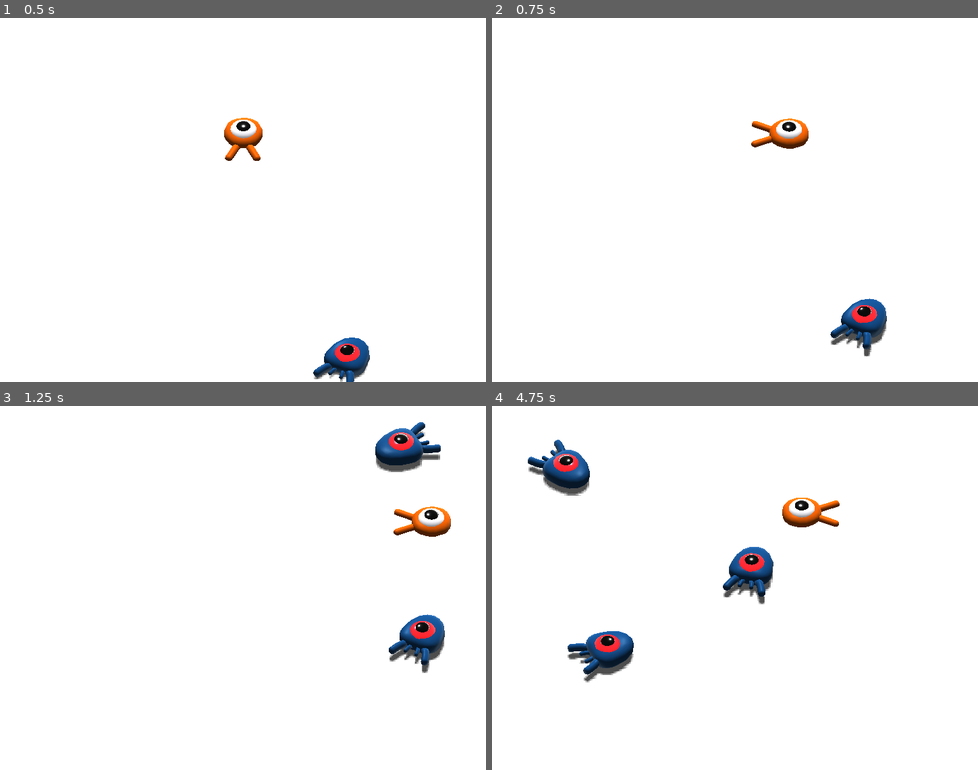
Above: before the commit, frames 1-4 (two rows, left to right).
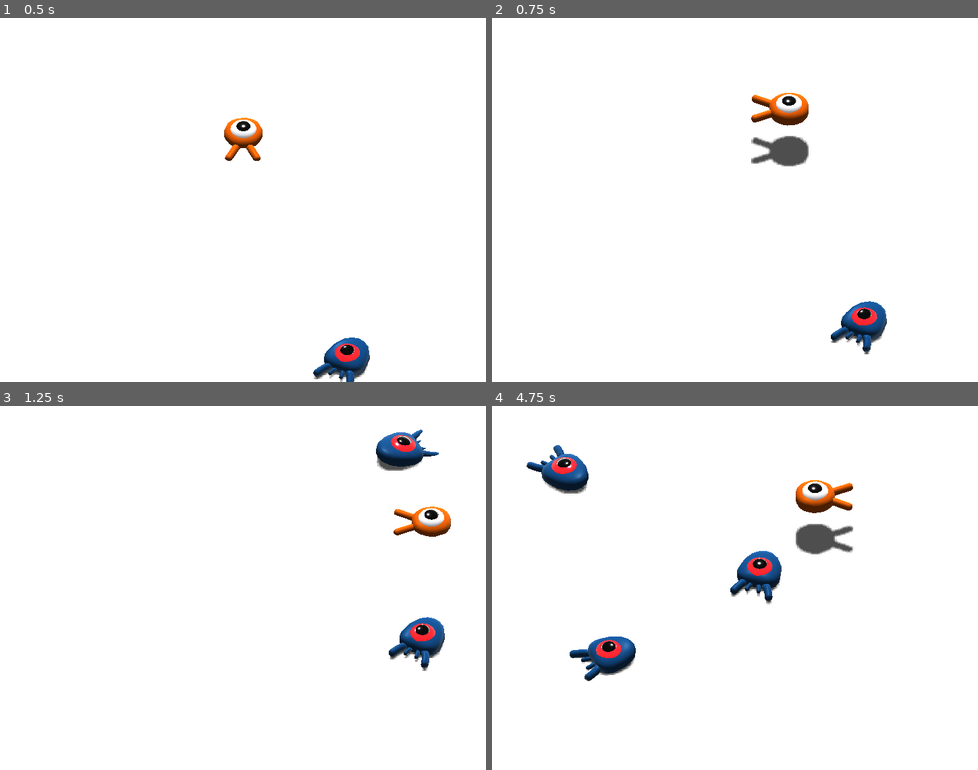
Above: after the commit, the same moments.

Repository: seanj29/First-3d-game
Game: Godot game, scene res://Main.tscn
Two runs of this game, one before a commit and one after it. Both use one fixed random seed, a clock stepped at 60 frames per second and the inputs below.
Inputs:
- Up to frame 1 (0.5 s): no input
- Up to frame 2 (0.75 s): hold D (move_right) from 0.53 s (still down); tap Space (jump) at 0.6 s
- Up to frame 3 (1.25 s): keep holding D (move_right); tap Space (jump) at 0.77, 1.07 s
- Up to frame 4 (4.75 s): release D (move_right) at 1.28 s; hold S (move_back) 1.28-2.03 s; tap Space (jump) at 1.35, 1.52, 1.82, 2.1, 2.85, 3.02, 3.32, 3.6, 3.77, 4.07, 4.35, 4.52 s; hold D (move_right) 2.03-2.78 s; hold W (move_forward) 2.78-3.53 s; hold A (move_left) from 3.53 s (still down)

Frame 1 is identical in both runs. In frame 2, 2.4% of the frame differs, in the area x 53-82%, y 20-93%; in frame 3, 1.4%; in frame 4, 4.8%, in the area x 7-75%, y 9-76%.

Commit message:
added jump

Diff:
--- a/Main.tscn
+++ b/Main.tscn
@@ -27,6 +27,8 @@
 
 [node name="Ground" type="StaticBody" parent="."]
 transform = Transform( 1, 0, 0, 0, 1, 0, 0, 0, 1, 0, -1, 0 )
+collision_layer = 4
+collision_mask = 0
 
 [node name="CollisionShape" type="CollisionShape" parent="Ground"]
 shape = SubResource( 1 )
--- a/Mob.tscn
+++ b/Mob.tscn
@@ -6,6 +6,8 @@
 [sub_resource type="BoxShape" id=1]
 
 [node name="Mob" type="KinematicBody"]
+collision_layer = 2
+collision_mask = 0
 script = ExtResource( 2 )
 
 [node name="Pivot" type="Spatial" parent="."]
--- a/Player.gd
+++ b/Player.gd
@@ -3,6 +3,8 @@
 export var speed = 14
 
 export var fall_acceleration = 75
+
+export var jump_impulse = 20
 
 var velocity = Vector3.ZERO
 
@@ -32,5 +34,8 @@
 	velocity.z = direction.z * speed
 	#Vertical Velocity
 	velocity.y -= fall_acceleration * delta
+	# Jumping
+	if is_on_floor() and Input.is_action_just_pressed("jump"):
+		velocity.y += jump_impulse
 	#Moving the character
 	velocity = move_and_slide(velocity, Vector3.UP)
--- a/Player.tscn
+++ b/Player.tscn
@@ -7,6 +7,7 @@
 radius = 0.808652
 
 [node name="Player" type="KinematicBody"]
+collision_mask = 6
 script = ExtResource( 2 )
 
 [node name="Pivot" type="Spatial" parent="."]
--- a/project.godot
+++ b/project.godot
@@ -55,6 +55,12 @@
  ]
 }
 
+[layer_names]
+
+3d_physics/layer_1="player"
+3d_physics/layer_2="enemies"
+3d_physics/layer_3="world"
+
 [rendering]
 
 quality/driver/driver_name="GLES2"
Not shown, changed: art/mob.glb.import
Not shown, changed: art/player.glb.import
Not shown, changed: icon.png.import
